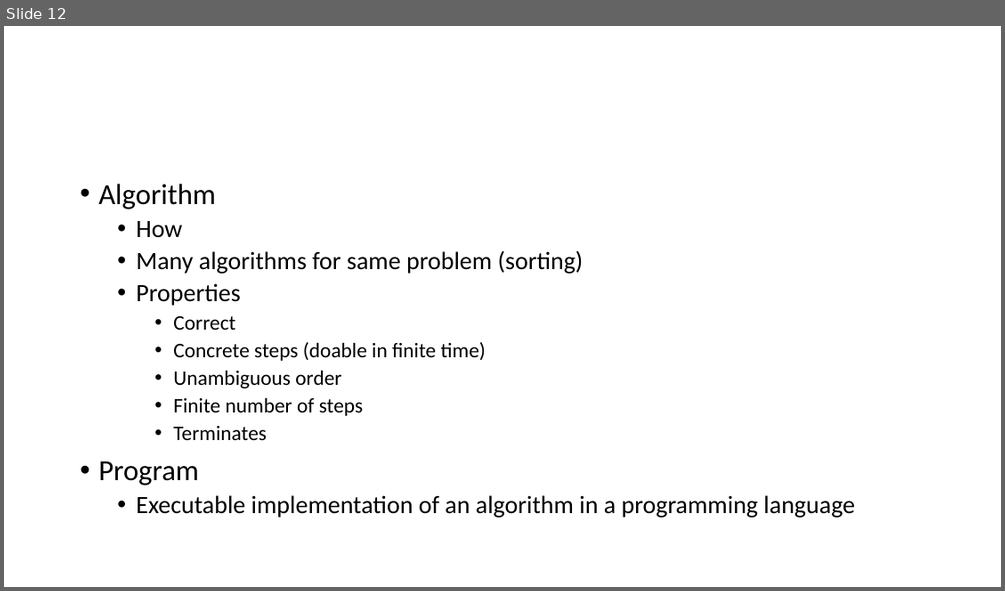
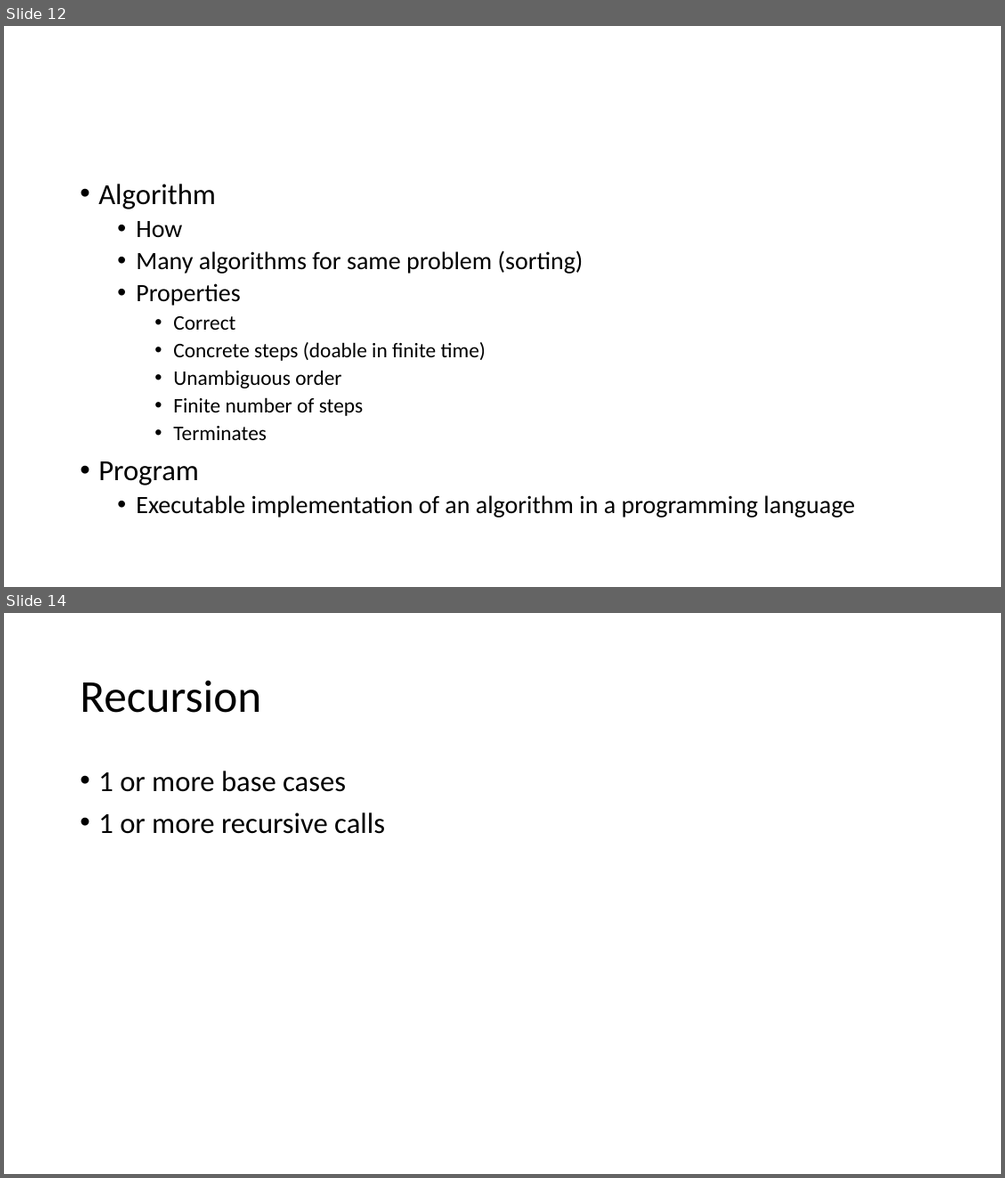
Before and after one commit to skalakm/232, a slide deck: notes.pptx. Shown one above the other, each under a label of ours: slide 12 before the commit, slides 12 and 14 after it; the slides between them are not shown. The pictures are 1005x591 and 1005x1178 pixels, drawn with LibreOffice and Linux fonts; fonts in the diff are those of the drawing. Boxes give left, top, right and bottom in pixels: in the first picture for what was removed or moved away, otherwise in the second. Text is boxed around its words. In the diff, an @@ line names an element or a change of style, - is before the commit and + after.

```diff
--- a/notes.pptx
+++ b/notes.pptx
@@ slide 14 added at (x1=4, y1=613, x2=1001, y2=1174), background #FFFFFF @@
@@ title added at (x1=80, y1=680, x2=261, y2=713), 44 pt, text #000000 @@
+Recursion
@@ text added at (x1=98, y1=771, x2=385, y2=834), 28 pt, text #000000 @@
+• 1 or more base cases
+• 1 or more recursive calls
```
Also in this commit, not shown: 9 other slides added.
